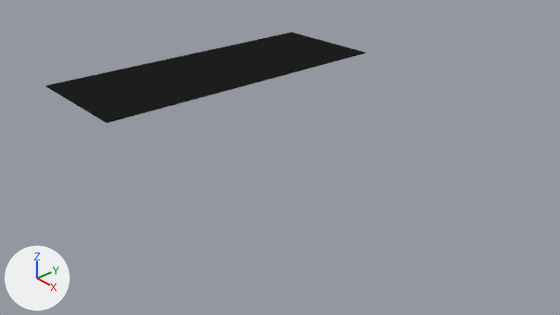
An edit to the Blender file Blender/ConveyorBelt.blend, drawn before and after from the same camera.
Both versions are drawn from the file's camera 'Camera'. The axes (+X, +Y, +Z) are drawn at lower left. The lights are the same throughout. The same objects are shown in both versions, whatever each file hides.

Objects in the first picture: 'Belt', 'Belt.001', 'Belt.002', 'Belt.003', 'Belt.004', 'Belt.005', 'Belt.006', 'Belt.007', 'Belt.008', 'Belt.009', 'Belt.010', 'Belt.011'.
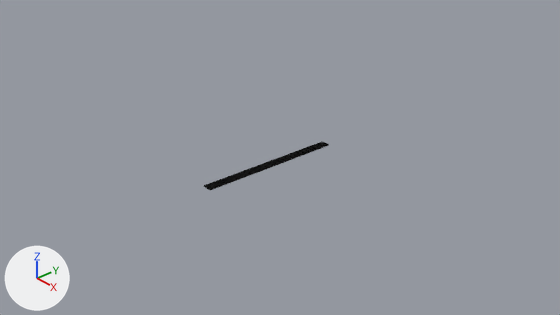
The change, as a diff of the scene's bpy script:
```diff
--- a/Blender/ConveyorBelt.blend.py
+++ b/Blender/ConveyorBelt.blend.py
@@ ob_belt_011 @@
 ob_belt_011 = bpy.data.objects.new('Belt.011', me_cube_001)
-ob_belt_011.location = (-0.97, 0.0, 3.14)
+ob_belt_011.location = (0.0, 0.0, 0.0)
 ob_belt_011.rotation_euler = (0.0, 0.0, -3.142)  # degrees (0, 0, -180)
-ob_belt_011.scale = (1.0, 2.02, 1.0)
@@ ob_belt_010 @@
 ob_belt_010 = bpy.data.objects.new('Belt.010', me_cube_001)
-ob_belt_010.location = (-1.37, 0.0, 3.14)
+ob_belt_010.location = (0.0, 0.0, 0.0)
 ob_belt_010.rotation_euler = (0.0, 0.0, -3.142)  # degrees (0, 0, -180)
-ob_belt_010.scale = (1.0, 2.02, 1.0)
@@ ob_belt_009 @@
 ob_belt_009 = bpy.data.objects.new('Belt.009', me_cube_001)
-ob_belt_009.location = (-1.77, 0.0, 3.14)
+ob_belt_009.location = (0.0, 0.0, 0.0)
 ob_belt_009.rotation_euler = (0.0, 0.0, -3.142)  # degrees (0, 0, -180)
-ob_belt_009.scale = (1.0, 2.02, 1.0)
@@ ob_belt_008 @@
 ob_belt_008 = bpy.data.objects.new('Belt.008', me_cube_001)
-ob_belt_008.location = (-2.17, 0.0, 3.14)
+ob_belt_008.location = (0.0, 0.0, 0.0)
 ob_belt_008.rotation_euler = (0.0, 0.0, -3.142)  # degrees (0, 0, -180)
-ob_belt_008.scale = (1.0, 2.02, 1.0)
@@ ob_belt_007 @@
 ob_belt_007 = bpy.data.objects.new('Belt.007', me_cube_001)
-ob_belt_007.location = (-2.57, 0.0, 3.14)
+ob_belt_007.location = (0.0, 0.0, 0.0)
 ob_belt_007.rotation_euler = (0.0, 0.0, -3.142)  # degrees (0, 0, -180)
-ob_belt_007.scale = (1.0, 2.02, 1.0)
@@ ob_belt_006 @@
 ob_belt_006 = bpy.data.objects.new('Belt.006', me_cube_001)
-ob_belt_006.location = (-2.97, 0.0, 3.14)
+ob_belt_006.location = (0.0, 0.0, 0.0)
 ob_belt_006.rotation_euler = (0.0, 0.0, -3.142)  # degrees (0, 0, -180)
-ob_belt_006.scale = (1.0, 2.02, 1.0)
@@ ob_belt_005 @@
 ob_belt_005 = bpy.data.objects.new('Belt.005', me_cube_001)
-ob_belt_005.location = (-3.37, 0.0, 3.14)
+ob_belt_005.location = (0.0, 0.0, 0.0)
 ob_belt_005.rotation_euler = (0.0, 0.0, -3.142)  # degrees (0, 0, -180)
-ob_belt_005.scale = (1.0, 2.02, 1.0)
@@ ob_belt_004 @@
 ob_belt_004 = bpy.data.objects.new('Belt.004', me_cube_001)
-ob_belt_004.location = (-3.77, 0.0, 3.14)
+ob_belt_004.location = (0.0, 0.0, 0.0)
 ob_belt_004.rotation_euler = (0.0, 0.0, -3.142)  # degrees (0, 0, -180)
-ob_belt_004.scale = (1.0, 2.02, 1.0)
@@ ob_belt_003 @@
 ob_belt_003 = bpy.data.objects.new('Belt.003', me_cube_001)
-ob_belt_003.location = (-4.17, 0.0, 3.14)
+ob_belt_003.location = (0.0, 0.0, 0.0)
 ob_belt_003.rotation_euler = (0.0, 0.0, -3.142)  # degrees (0, 0, -180)
-ob_belt_003.scale = (1.0, 2.02, 1.0)
@@ ob_belt_002 @@
 ob_belt_002 = bpy.data.objects.new('Belt.002', me_cube_001)
-ob_belt_002.location = (-4.57, 0.0, 3.14)
+ob_belt_002.location = (0.0, 0.0, 0.0)
 ob_belt_002.rotation_euler = (0.0, 0.0, -3.142)  # degrees (0, 0, -180)
-ob_belt_002.scale = (1.0, 2.02, 1.0)
@@ ob_belt_001 @@
 ob_belt_001 = bpy.data.objects.new('Belt.001', me_cube_001)
-ob_belt_001.location = (-4.97, 0.0, 3.14)
+ob_belt_001.location = (0.0, 0.0, 0.0)
 ob_belt_001.rotation_euler = (0.0, 0.0, 3.142)  # degrees (0, 0, 180)
-ob_belt_001.scale = (1.0, 2.02, 1.0)
@@ ob_belt @@
 ob_belt = bpy.data.objects.new('Belt', me_cube_001)
-ob_belt.location = (-5.37, 0.0, 3.14)
+ob_belt.location = (0.0, 0.0, 0.0)
 ob_belt.rotation_euler = (0.0, 0.00177, 3.142)  # degrees (0, 0.1, 180)
-ob_belt.scale = (1.0, 2.02, 1.0)
```

Where the change shows, as pixel boxes (x1, y1, x2, y2) in the pictures (560 x 315 px):
'Belt.009', moved, rescaled (52% narrower, 30% shorter)
    before: (90, 47, 351, 116)
    after: (204, 142, 329, 190)
'Belt.011', moved, rescaled (not visible afterwards)
    before: (101, 50, 365, 123)
'Belt.010', moved, rescaled (not visible afterwards)
    before: (95, 49, 358, 119)
'Belt.007', moved, rescaled (52% narrower, 30% shorter)
    before: (79, 43, 337, 109)
    after: (204, 144, 327, 190)
'Belt.008', moved, rescaled (not visible afterwards)
    before: (84, 45, 344, 113)
'Belt.006', moved, rescaled (not visible afterwards)
    before: (74, 42, 332, 106)
'Belt.005', moved, rescaled (not visible afterwards)
    before: (69, 40, 326, 103)
'Belt.004', moved, rescaled (not visible afterwards)
    before: (64, 38, 319, 100)
'Belt.003', moved, rescaled (not visible afterwards)
    before: (60, 37, 314, 97)
'Belt.002', moved, rescaled (not visible afterwards)
    before: (55, 35, 308, 95)
'Belt.001', moved, rescaled (not visible afterwards)
    before: (51, 34, 301, 92)
'Belt', moved, rescaled (not visible afterwards)
    before: (46, 32, 297, 89)
